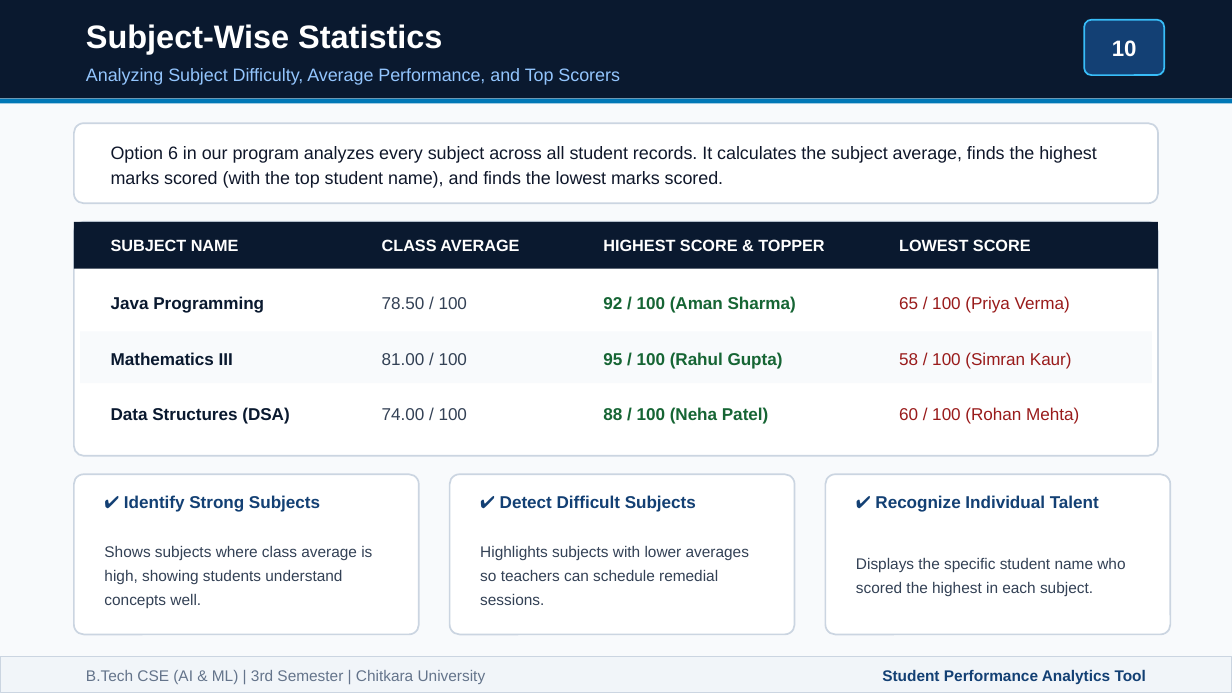
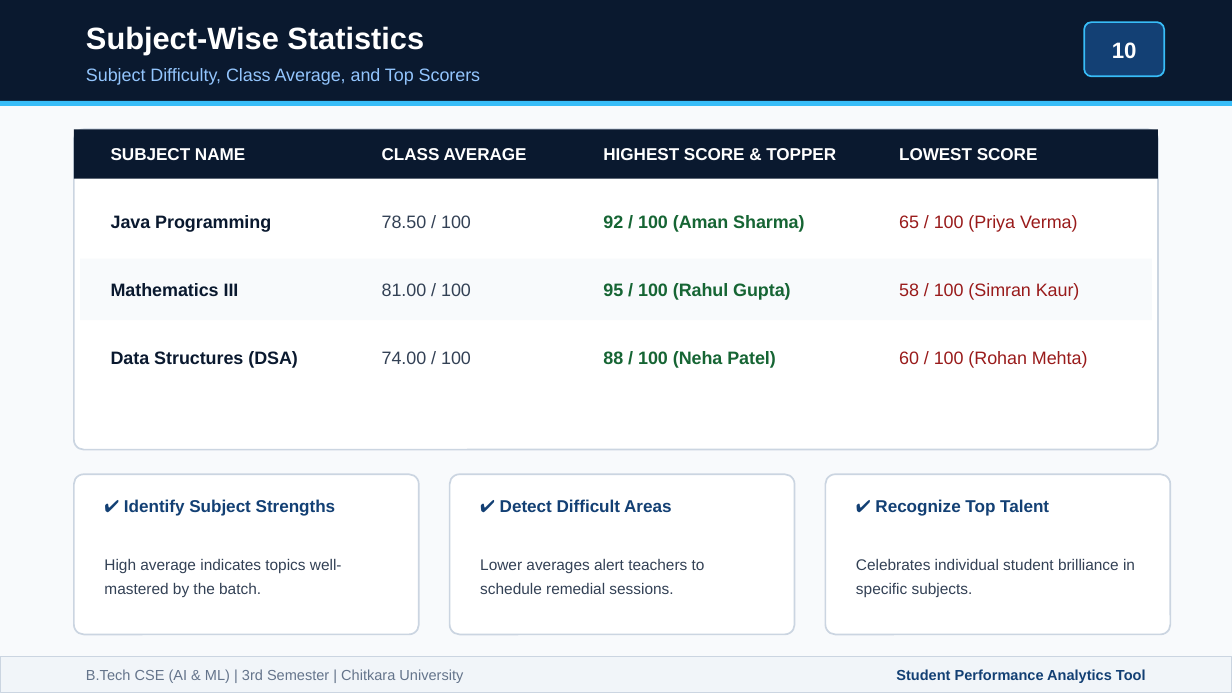
Before and after one commit to Tanmay-Arora19/java_project_sem3, a slide deck: slide 10 of Student_Performance_Analytics_Presentation.pptx. Drawn at 1232x693 pixels with LibreOffice and Linux fonts; fonts in the diff are those of the drawing. Boxes give left, top, right and bottom in pixels: in the first picture for what was removed or moved away, otherwise in the second. Text is boxed around its words. In the diff, an @@ line names an element or a change of style, - is before the commit and + after.

Commit message:
Streamline presentation: decrease text density, enhance visual polish, and make slides impressive

```diff
--- a/Student_Performance_Analytics_Presentation.pptx
+++ b/Student_Performance_Analytics_Presentation.pptx
@@ text "Subject-Wise Statistics" at (x1=86, y1=26, x2=424, y2=54): size 19 to 18 pt @@
@@ rounded rectangle at (x1=1084, y1=22, x2=1164, y2=76): proportions changed @@
@@ text at (x1=86, y1=68, x2=481, y2=85): text changed @@
-Analyzing Subject Difficulty, Average Performance, and Top Scorers
+Subject Difficulty, Class Average, and Top Scorers
@@ rectangle at (x1=0, y1=101, x2=1232, y2=106): fill #0077B6 to #38BDF8 @@
@@ 4 texts, 1 rectangle moved together from (x1=74, y1=222, x2=1158, y2=269) to (x1=74, y1=129, x2=1158, y2=179) @@
@@ rounded rectangle at (x1=74, y1=129, x2=1158, y2=450): proportions changed @@
@@ rounded rectangle resized from (x1=74, y1=222, x2=1158, y2=456) to (x1=74, y1=129, x2=1158, y2=450) @@
@@ rounded rectangle removed at (x1=74, y1=123, x2=1158, y2=203) @@
@@ text removed at (x1=111, y1=146, x2=1097, y2=188) @@
-Option 6 in our program analyzes every subject across all student records. It calculates the subject average, finds the highest marks scored (with the top student name), and finds the lowest marks scored.
@@ size 9.5 to 10 pt in 4 elements at (x1=603, y1=148, x2=836, y2=160), (x1=111, y1=148, x2=245, y2=160), (x1=899, y1=148, x2=1038, y2=160), (x1=382, y1=148, x2=527, y2=160) @@
@@ rectangle resized from (x1=80, y1=387, x2=1152, y2=439) to (x1=80, y1=191, x2=1152, y2=253) @@
@@ size 10 to 10.5 pt in 12 elements at (x1=603, y1=351, x2=776, y2=368), (x1=111, y1=351, x2=298, y2=368), (x1=899, y1=351, x2=1088, y2=368), (x1=382, y1=351, x2=471, y2=364), (x1=603, y1=283, x2=790, y2=300), (x1=111, y1=282, x2=239, y2=300), (x1=899, y1=283, x2=1080, y2=300), (x1=382, y1=283, x2=471, y2=296), (x1=603, y1=215, x2=804, y2=232), (x1=111, y1=215, x2=271, y2=232), (x1=899, y1=215, x2=1078, y2=232), (x1=382, y1=215, x2=471, y2=228) @@
@@ 4 texts moved together from (x1=111, y1=296, x2=1070, y2=313) to (x1=111, y1=215, x2=1078, y2=232) @@
@@ rectangle resized from (x1=80, y1=331, x2=1152, y2=383) to (x1=80, y1=259, x2=1152, y2=320) @@
@@ 4 texts moved together from (x1=111, y1=352, x2=1072, y2=369) to (x1=111, y1=282, x2=1080, y2=300) @@
@@ rectangle resized from (x1=80, y1=276, x2=1152, y2=328) to (x1=80, y1=326, x2=1152, y2=388) @@
@@ 4 texts moved together from (x1=111, y1=407, x2=1079, y2=424) to (x1=111, y1=351, x2=1088, y2=368) @@
@@ text at (x1=124, y1=499, x2=336, y2=516): text changed @@
-✔ Identify Strong Subjects
+✔ Identify Subject Strengths
@@ text at (x1=500, y1=499, x2=671, y2=512): text changed @@
-✔ Detect Difficult Subjects
+✔ Detect Difficult Areas
@@ text at (x1=875, y1=499, x2=1049, y2=516): text changed @@
-✔ Recognize Individual Talent
+✔ Recognize Top Talent
@@ text at (x1=104, y1=559, x2=342, y2=597): text changed @@
-Shows subjects where class average is high, showing students understand concepts well.
+High average indicates topics well-mastered by the batch.
@@ text at (x1=480, y1=559, x2=705, y2=594): text changed @@
-Highlights subjects with lower averages so teachers can schedule remedial sessions.
+Lower averages alert teachers to schedule remedial sessions.
@@ text at (x1=856, y1=559, x2=1135, y2=597): text changed @@
-Displays the specific student name who scored the highest in each subject.
+Celebrates individual student brilliance in specific subjects.
@@ text "B.Tech CSE (AI & ML) ..." at (x1=86, y1=669, x2=463, y2=683): size 9 to 8.5 pt @@
@@ text "Student Performance Analytics Tool" at (x1=896, y1=669, x2=1146, y2=683): size 9 to 8.5 pt @@
```
Also in this commit, not shown: 14 other slides changed, 2 other files.
